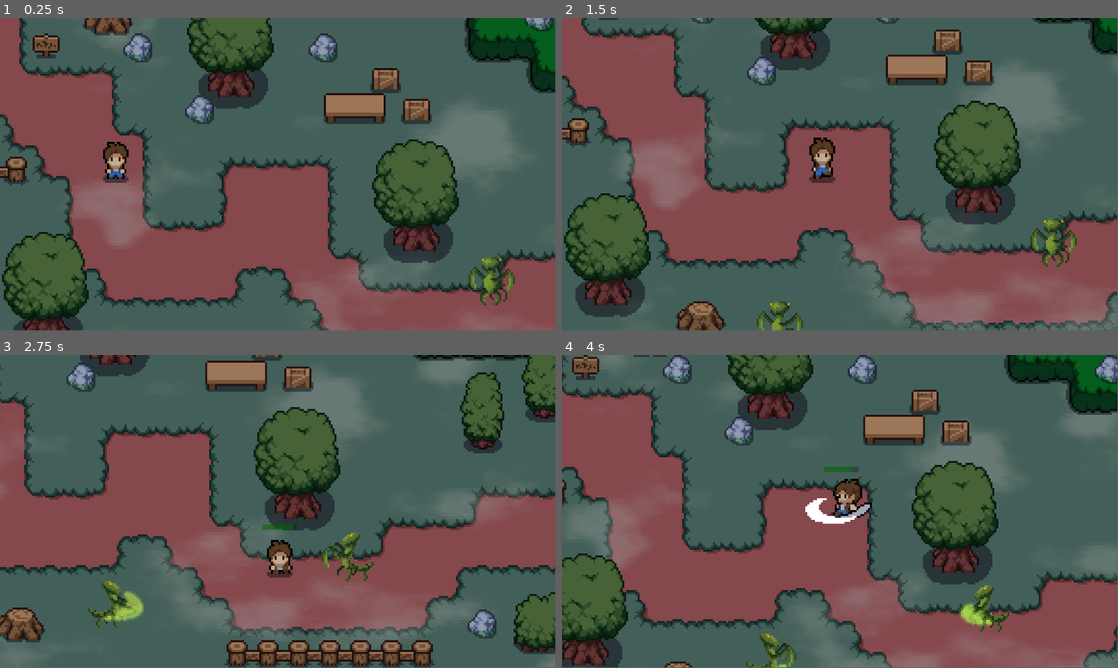
Above: before the commit, frames 1-4 (two rows, left to right).
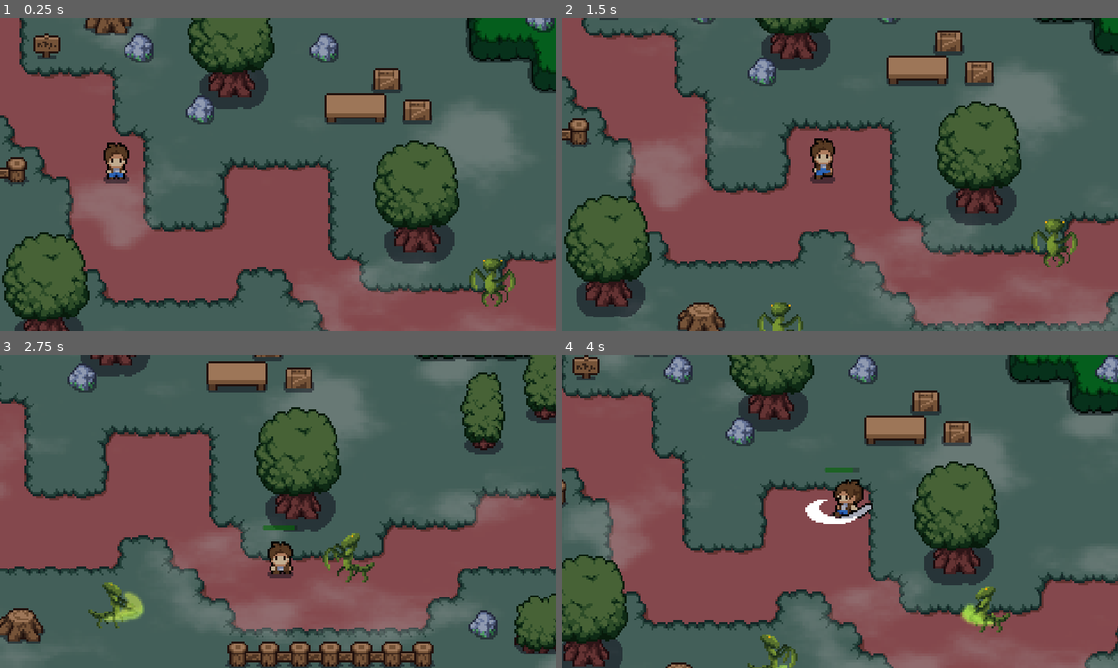
Above: after the commit, the same moments.

Repository: eynabdllh/juan-the-brave
Game: Godot game, scene res://scenes/world.tscn
Same seed, same stepped clock (60 frames per second), same inputs: the game is played once before the commit and once after it.
Inputs:
- Up to frame 1 (0.25 s): no input
- Up to frame 2 (1.5 s): hold D (ui_right) 0.53-1.28 s; tap Space (attack) at 0.6, 1.35 s; hold S (ui_down) from 1.28 s (still down)
- Up to frame 3 (2.75 s): release S (ui_down) at 2.03 s; hold D (ui_right) from 2.03 s (still down); tap Space (attack) at 2.1 s
- Up to frame 4 (4 s): release D (ui_right) at 2.78 s; hold W (ui_up) 2.78-3.53 s; tap Space (attack) at 2.85, 3.6 s; hold A (ui_left) from 3.53 s (still down)
In our replay, the window is 799x449 before the commit and 800x450 after it. These sizes can differ from the game's own. Grey fills any space a smaller window leaves; there, only what the larger window draws over its background counts as a difference.

The runs differ from the first frame. In frame 1, 6.2% of the frame differs, in the area x 0-100%, y 0-100%; in frame 2, 6.0%; in frame 3, 6.7%; in frame 4, 7.2%.

Commit message:
mainmenu & options
main menu
option
music
fullscreen
background

Diff:
--- /dev/null
+++ b/default_bus_layout.tres
@@ -0,0 +1,15 @@
+[gd_resource type="AudioBusLayout" format=3 uid="uid://b7ox5frcm26pe"]
+
+[resource]
+bus/1/name = &"Music"
+bus/1/solo = false
+bus/1/mute = false
+bus/1/bypass_fx = false
+bus/1/volume_db = 0.0
+bus/1/send = &"Master"
+bus/2/name = &"SFX"
+bus/2/solo = false
+bus/2/mute = false
+bus/2/bypass_fx = false
+bus/2/volume_db = 0.0
+bus/2/send = &"Master"
--- a/project.godot
+++ b/project.godot
@@ -18,6 +18,12 @@
 [autoload]
 
 global="*res://scripts/global.gd"
+MainMenu="*res://scenes/main_menu.tscn"
+
+[display]
+
+window/size/mode=3
+window/stretch/mode="canvas_items"
 
 [input]
 
--- /dev/null
+++ b/scenes/audio_control.gd
@@ -0,0 +1,13 @@
+extends HSlider
+
+@export var audio_bus_name: String
+
+
+var audio_bus_id
+
+func _ready():
+	audio_bus_id = AudioServer.get_bus_index(audio_bus_name)
+
+func _on_value_changed(value: float) -> void:
+	var db = linear_to_db(value)
+	AudioServer.set_bus_volume_db(audio_bus_id, db)
--- /dev/null
+++ b/scenes/fullscreen_control.gd
@@ -0,0 +1 @@
+extends CheckButton
--- /dev/null
+++ b/scenes/main_menu.gd
@@ -0,0 +1,36 @@
+extends Control
+
+@onready var main_buttons: VBoxContainer = $MainButtons
+@onready var settings: Panel = $Settings
+
+func _process(delta):
+	pass
+
+func _ready():
+	main_buttons.visible = true
+	settings.visible = false
+
+
+func _on_start_pressed() -> void:
+	get_tree().change_scene_to_file("res://scenes/world.tscn")
+
+
+func _on_settings_pressed() -> void:
+	print("Settings pressed")
+	main_buttons.visible = false
+	settings.visible = true
+
+
+func _on_exit_pressed() -> void:
+	get_tree().quit()
+
+
+func _on_back_options_pressed() -> void:
+	_ready()
+
+
+func _on_fullscreen_control_toggled(toggled_on: bool) -> void:
+	if toggled_on == true:
+		DisplayServer.window_set_mode(DisplayServer.WINDOW_MODE_FULLSCREEN)
+	else:
+		DisplayServer.window_set_mode(DisplayServer.WINDOW_MODE_WINDOWED)
--- /dev/null
+++ b/scenes/main_menu.tscn
@@ -0,0 +1,212 @@
+[gd_scene load_steps=13 format=3 uid="uid://xlx480mlht4a"]
+
+[ext_resource type="Script" uid="uid://c1rcc3jhg6w2o" path="res://scenes/main_menu.gd" id="1_ekxnf"]
+[ext_resource type="Texture2D" uid="uid://mpfbggjloyrs" path="res://assets/background/main_menu.png" id="2_bqqt6"]
+[ext_resource type="AudioStream" uid="uid://cm2ljbfves4nx" path="res://assets/music/main_menu.mp3" id="3_bqqt6"]
+[ext_resource type="Script" uid="uid://cx7j1x63a26j3" path="res://scenes/audio_control.gd" id="4_wu84c"]
+[ext_resource type="Script" uid="uid://33iyc3sb1puf" path="res://scenes/fullscreen_control.gd" id="5_8ln24"]
+
+[sub_resource type="StyleBoxTexture" id="StyleBoxTexture_wu84c"]
+texture = ExtResource("2_bqqt6")
+
+[sub_resource type="StyleBoxFlat" id="StyleBoxFlat_8ln24"]
+bg_color = Color(1, 1, 1, 1)
+corner_radius_top_left = 16
+corner_radius_top_right = 16
+corner_radius_bottom_right = 16
+corner_radius_bottom_left = 16
+shadow_size = 5
+shadow_offset = Vector2(0, 3.41)
+
+[sub_resource type="StyleBoxFlat" id="StyleBoxFlat_rtw2f"]
+bg_color = Color(1, 1, 1, 1)
+corner_radius_top_left = 16
+corner_radius_top_right = 16
+corner_radius_bottom_right = 16
+corner_radius_bottom_left = 16
+shadow_size = 5
+shadow_offset = Vector2(0, 3.41)
+
+[sub_resource type="StyleBoxFlat" id="StyleBoxFlat_oa1go"]
+bg_color = Color(1, 1, 1, 1)
+corner_radius_top_left = 16
+corner_radius_top_right = 16
+corner_radius_bottom_right = 16
+corner_radius_bottom_left = 16
+shadow_size = 5
+shadow_offset = Vector2(0, 3.41)
+
+[sub_resource type="StyleBoxLine" id="StyleBoxLine_bqqt6"]
+color = Color(1, 1, 1, 1)
+thickness = 6
+
+[sub_resource type="StyleBoxLine" id="StyleBoxLine_wu84c"]
+color = Color(1, 0, 0, 1)
+thickness = 6
+
+[sub_resource type="StyleBoxLine" id="StyleBoxLine_8ln24"]
+color = Color(1, 0, 0, 1)
+thickness = 6
+
+[node name="main_menu" type="Control"]
+layout_mode = 3
+anchors_preset = 15
+anchor_right = 1.0
+anchor_bottom = 1.0
+grow_horizontal = 2
+grow_vertical = 2
+script = ExtResource("1_ekxnf")
+
+[node name="Background" type="Panel" parent="."]
+layout_mode = 1
+anchors_preset = 15
+anchor_right = 1.0
+anchor_bottom = 1.0
+grow_horizontal = 2
+grow_vertical = 2
+theme_override_styles/panel = SubResource("StyleBoxTexture_wu84c")
+
+[node name="MainButtons" type="VBoxContainer" parent="."]
+layout_mode = 1
+anchors_preset = -1
+anchor_left = 0.477
+anchor_top = 0.701
+anchor_right = 0.477
+anchor_bottom = 0.701
+offset_left = -175.504
+offset_top = -88.248
+offset_right = 176.496
+offset_bottom = 88.752
+grow_horizontal = 2
+grow_vertical = 0
+
+[node name="play" type="Button" parent="MainButtons"]
+layout_mode = 2
+size_flags_vertical = 3
+theme_override_colors/font_hover_pressed_color = Color(0, 0, 0, 1)
+theme_override_colors/font_hover_color = Color(0, 0, 0, 1)
+theme_override_colors/font_color = Color(0, 0, 0, 1)
+theme_override_colors/font_focus_color = Color(0, 0, 0, 1)
+theme_override_colors/font_pressed_color = Color(0, 0, 0, 1)
+theme_override_font_sizes/font_size = 30
+theme_override_styles/hover = SubResource("StyleBoxFlat_8ln24")
+theme_override_styles/pressed = SubResource("StyleBoxFlat_rtw2f")
+theme_override_styles/normal = SubResource("StyleBoxFlat_oa1go")
+text = "Start Game"
+
+[node name="option" type="Button" parent="MainButtons"]
+layout_mode = 2
+size_flags_vertical = 3
+theme_override_colors/font_hover_pressed_color = Color(0, 0, 0, 1)
+theme_override_colors/font_hover_color = Color(0, 0, 0, 1)
+theme_override_colors/font_color = Color(0, 0, 0, 1)
+theme_override_colors/font_focus_color = Color(0, 0, 0, 1)
+theme_override_colors/font_pressed_color = Color(0, 0, 0, 1)
+theme_override_font_sizes/font_size = 30
+theme_override_styles/hover = SubResource("StyleBoxFlat_8ln24")
+theme_override_styles/pressed = SubResource("StyleBoxFlat_rtw2f")
+theme_override_styles/normal = SubResource("StyleBoxFlat_oa1go")
+text = "Option"
+
+[node name="exit" type="Button" parent="MainButtons"]
+layout_mode = 2
+size_flags_vertical = 3
+theme_override_colors/font_hover_pressed_color = Color(0, 0, 0, 1)
+theme_override_colors/font_hover_color = Color(0, 0, 0, 1)
+theme_override_colors/font_color = Color(0, 0, 0, 1)
+theme_override_colors/font_focus_color = Color(0, 0, 0, 1)
+theme_override_colors/font_pressed_color = Color(0, 0, 0, 1)
+theme_override_font_sizes/font_size = 30
+theme_override_styles/hover = SubResource("StyleBoxFlat_8ln24")
+theme_override_styles/pressed = SubResource("StyleBoxFlat_rtw2f")
+theme_override_styles/normal = SubResource("StyleBoxFlat_oa1go")
+text = "Exit"
+
+[node name="AudioStreamPlayer" type="AudioStreamPlayer" parent="."]
+stream = ExtResource("3_bqqt6")
+autoplay = true
+bus = &"Music"
+
+[node name="Settings" type="Panel" parent="."]
+layout_mode = 1
+anchors_preset = -1
+anchor_left = 0.486
+anchor_top = 0.518
+anchor_right = 0.486
+anchor_bottom = 0.518
+offset_left = -255.872
+offset_top = -229.664
+offset_right = 255.128
+offset_bottom = 229.336
+grow_horizontal = 2
+grow_vertical = 2
+
+[node name="Label" type="Label" parent="Settings"]
+layout_mode = 1
+anchors_preset = 5
+anchor_left = 0.5
+anchor_right = 0.5
+offset_left = -253.5
+offset_right = 253.5
+offset_bottom = 78.0
+grow_horizontal = 2
+theme_override_font_sizes/font_size = 30
+text = "Options"
+horizontal_alignment = 1
+vertical_alignment = 1
+
+[node name="back" type="Button" parent="Settings"]
+offset_left = 73.0
+offset_top = 379.0
+offset_right = 422.0
+offset_bottom = 439.0
+size_flags_vertical = 3
+theme_override_colors/font_hover_pressed_color = Color(0, 0, 0, 1)
+theme_override_colors/font_hover_color = Color(0, 0, 0, 1)
+theme_override_colors/font_color = Color(0, 0, 0, 1)
+theme_override_colors/font_focus_color = Color(0, 0, 0, 1)
+theme_override_colors/font_pressed_color = Color(0, 0, 0, 1)
+theme_override_font_sizes/font_size = 30
+theme_override_styles/hover = SubResource("StyleBoxFlat_8ln24")
+theme_override_styles/pressed = SubResource("StyleBoxFlat_rtw2f")
+theme_override_styles/normal = SubResource("StyleBoxFlat_oa1go")
+text = "Back"
+
+[node name="AudioControl" type="HSlider" parent="Settings"]
+layout_mode = 0
+offset_left = 35.0
+offset_top = 185.0
+offset_right = 458.0
+offset_bottom = 217.0
+theme_override_styles/slider = SubResource("StyleBoxLine_bqqt6")
+theme_override_styles/grabber_area = SubResource("StyleBoxLine_wu84c")
+theme_override_styles/grabber_area_highlight = SubResource("StyleBoxLine_8ln24")
+max_value = 1.0
+step = 0.05
+value = 1.0
+script = ExtResource("4_wu84c")
+audio_bus_name = "Music"
+
+[node name="FullscreenControl" type="CheckButton" parent="Settings"]
+layout_mode = 1
+anchors_preset = -1
+anchor_left = 0.489
+anchor_top = 0.583
+anchor_right = 0.489
+anchor_bottom = 0.583
+offset_left = -182.879
+offset_top = -34.597
+offset_right = 183.121
+offset_bottom = 34.403
+grow_horizontal = 2
+grow_vertical = 2
+theme_override_font_sizes/font_size = 30
+text = "Fullscreen"
+script = ExtResource("5_8ln24")
+
+[connection signal="pressed" from="MainButtons/play" to="." method="_on_start_pressed"]
+[connection signal="pressed" from="MainButtons/option" to="." method="_on_settings_pressed"]
+[connection signal="pressed" from="MainButtons/exit" to="." method="_on_exit_pressed"]
+[connection signal="pressed" from="Settings/back" to="." method="_on_back_options_pressed"]
+[connection signal="value_changed" from="Settings/AudioControl" to="Settings/AudioControl" method="_on_value_changed"]
+[connection signal="toggled" from="Settings/FullscreenControl" to="." method="_on_fullscreen_control_toggled"]
Binary file added: assets/background/congrats.png
Not shown, added: assets/background/congrats.png.import
Binary file added: assets/background/gameover.png
Not shown, added: assets/background/gameover.png.import
Binary file added: assets/background/main_menu.png
Not shown, added: assets/background/main_menu.png.import
Not shown, added: assets/music/main_menu.mp3.import
Not shown, added: scenes/audio_control.gd.uid
Not shown, added: scenes/fullscreen_control.gd.uid
Not shown, added: scenes/main_menu.gd.uid
Not shown: 1 places in scenes/world.tscn that only renumber resources
Not shown, added: assets/music/main_menu.mp3
